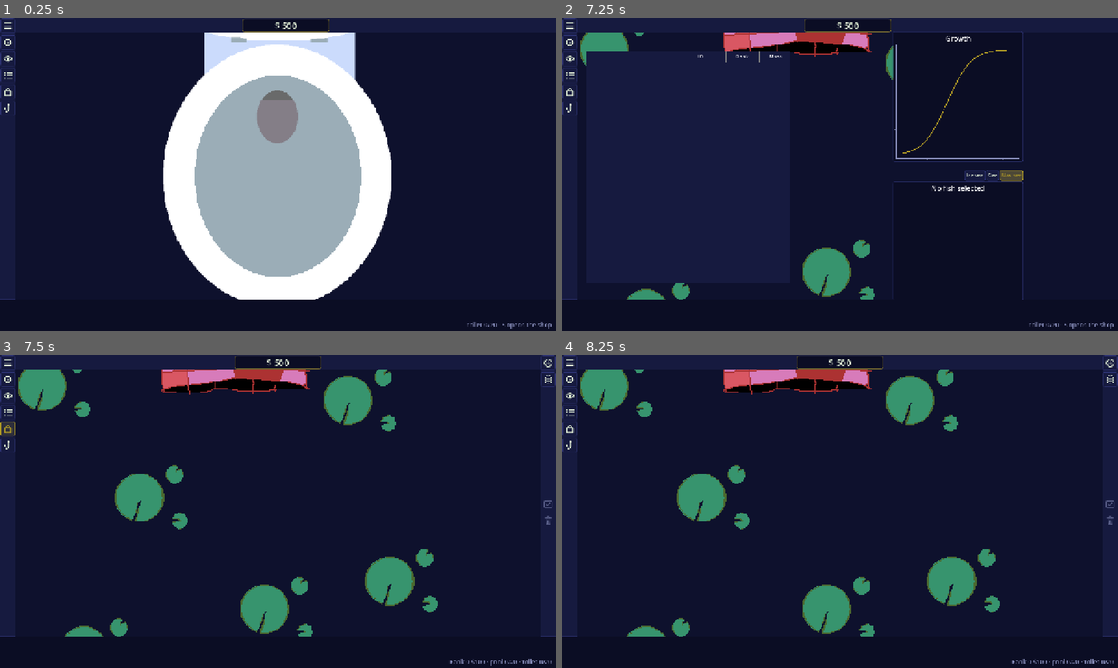
Above: before the commit, frames 1-4 (two rows, left to right).
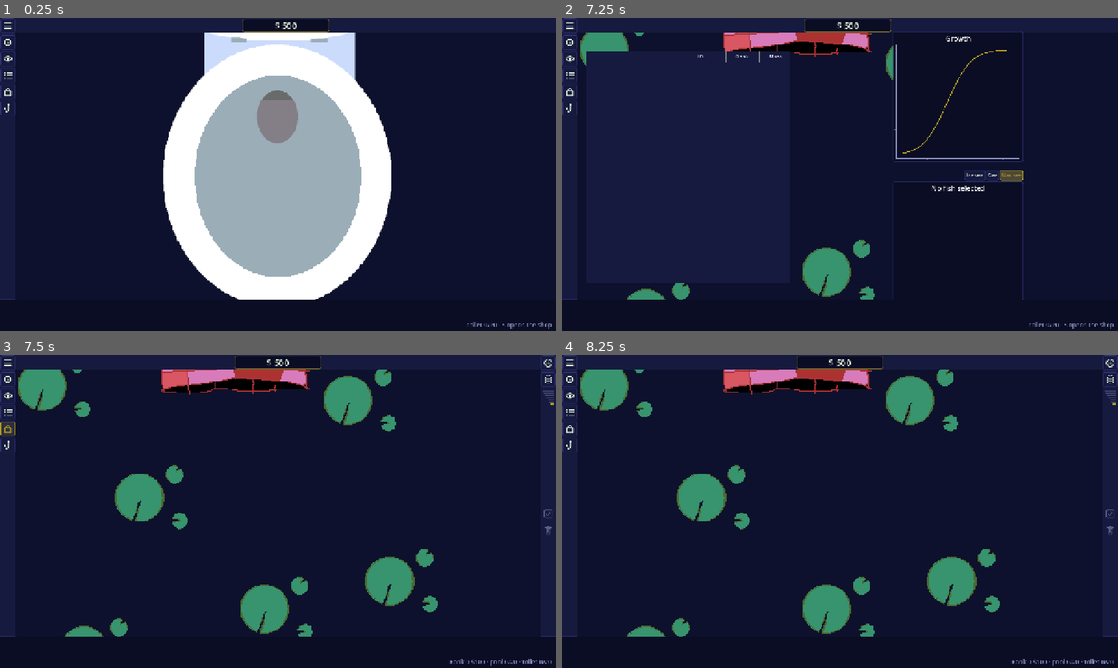
Above: after the commit, the same moments.

Repository: frnklnnlsn/koi-idle
Game: Godot game, scene res://game_parts/user_interface/scenes/main_UI.tscn
The game is run twice, just before and just after one commit, with the same random seed, the same clock (stepped at 60 frames per second) and the same inputs.
Inputs (mouse positions are in pixels of both pictures, inside the frame that each line leads up to):
- Up to frame 1 (0.25 s): no input
- Up to frame 2 (7.25 s): click (567, 108) at 0.5 s; click (567, 108) at 1.25 s; click (567, 24) at 2 s; click (567, 43) at 2.75 s; click (567, 58) at 3.5 s; click (567, 74) at 4.25 s; click "Income" at 5 s; click "Size" at 5.75 s; click "Max size" at 6.5 s
- Up to frame 3 (7.5 s): click (5, 430) at 7.25 s
- Up to frame 4 (8.25 s): click "Income × Growth" at 8 s

Frames 1-2 are identical in both runs. In frame 3, 0.1% of the frame differs, in the area x 97-100%, y 11-58%; in frame 4, 0.1%.

Commit message:
Rank meter on the ShopBar: click or scroll to pick a rank
A column of bars under Buy / Buy max, one per rank, shortest (cheapest) at
the bottom, lined up on the right. Selected rank filled, affordable ranks
outlined, the rest grey. Click a bar or scroll over it to change rank (same
rule as [ ] and :rank N); hover for the name and price. Sizes are exported
on ShopBar/Items/RankMeter, colours come from UIPalette.

Co-Authored-By: Claude Opus 5.5 <noreply@anthropic.com>
Claude-Session: https://claude.ai/code/session_01EFMBTUzXdodmqvh2BWDEMY

Diff:
--- a/koi-idle-godot/game_parts/user_interface/scenes/main_UI.tscn
+++ b/koi-idle-godot/game_parts/user_interface/scenes/main_UI.tscn
@@ -22,6 +22,7 @@
 [ext_resource type="Texture2D" path="res://art/ui_icons/buy_max.png" id="20_ic_buymax"]
 [ext_resource type="Texture2D" path="res://art/ui_icons/keep.png" id="21_ic_keep"]
 [ext_resource type="Texture2D" path="res://art/ui_icons/trash.png" id="22_ic_trash"]
+[ext_resource type="Script" path="res://game_parts/user_interface/scripts/rank_meter.gd" id="23_rank_meter"]
 
 [node name="Main_UI" type="Control" unique_id=1097480472]
 layout_mode = 3
@@ -238,6 +239,12 @@
 focus_mode = 0
 icon = ExtResource("20_ic_buymax")
 icon_alignment = 1
+
+[node name="RankMeter" type="Control" parent="ShopBar/Items"]
+unique_name_in_owner = true
+layout_mode = 2
+tooltip_text = "Rank"
+script = ExtResource("23_rank_meter")
 
 [node name="TopGap" type="Control" parent="ShopBar/Items"]
 layout_mode = 2
--- a/koi-idle-godot/game_parts/user_interface/scenes/main_ui.gd
+++ b/koi-idle-godot/game_parts/user_interface/scenes/main_ui.gd
@@ -16,6 +16,8 @@
 @onready var _shop_bar: Control = %ShopBar
 @onready var _keep_light: TextureRect = %KeepLight
 @onready var _trash_light: TextureRect = %TrashLight
+## Rank picker on the ShopBar (rank_meter.gd): bars sized in its Inspector.
+@onready var _rank_meter: RankMeter = %RankMeter
 
 ## Light colours (keep / trash / off) come from UIPalette.
 
@@ -37,6 +39,8 @@
 	shop_ui.visibility_changed.connect(_on_shop_visibility)
 	shop_ui.drag_zone_changed.connect(_on_drag_zone)
 	shop_ui.action_message.connect(command_line.say)
+	_rank_meter.rank_clicked.connect(_on_rank_clicked)
+	_rank_meter.rank_scrolled.connect(_on_rank_scrolled)
 	_on_shop_visibility()
 	_on_drag_zone("")
 	_fit_above_terminal()
@@ -86,6 +90,28 @@
 func _process(_delta: float) -> void:
 	# Whole coins only, rounded down so it never shows money you don't have yet.
 	net_worth_label.text = "$ " + _with_commas(floori(PassiveSystems.net_worth))
+	if _shop_bar.visible:
+		_update_rank_meter()
+
+
+## Shows the shop's rank and how many ranks your money covers.
+func _update_rank_meter() -> void:
+	var n := 0
+	while n < Ranks.count() and PassiveSystems.net_worth >= Ranks.get_rank(n).cost:
+		n += 1
+	_rank_meter.affordable = n
+	_rank_meter.rank = shop_ui.rank
+
+
+## Clicking or scrolling the meter runs the same rank command as :rank N / [ ].
+func _on_rank_clicked(r: int) -> void:
+	command_line.say(shop_ui.run_command({"cmd": "rank", "to": r}))
+	_update_rank_meter()
+
+
+func _on_rank_scrolled(step: int) -> void:
+	command_line.say(shop_ui.run_command({"cmd": "rank", "by": step}))
+	_update_rank_meter()
 ## 1234567 -> "1,234,567"
 static func _with_commas(n: int) -> String:
 	var digits := str(absi(n))
--- /dev/null
+++ b/koi-idle-godot/game_parts/user_interface/scripts/rank_meter.gd
@@ -0,0 +1,171 @@
+# rank_meter.gd
+# The rank picker on the right ShopBar: one bar per rank, stacked upward from
+# the cheapest (shortest, at the bottom) to the dearest (longest, at the top).
+#   selected rank       filled with the accent colour
+#   ranks you can afford  outlined in the accent colour
+#   ranks you can't       filled grey
+# Click a bar to pick that rank, scroll over it to step up / down, hover for
+# the rank's name and price. The meter only reports what was clicked
+# (rank_clicked / rank_scrolled); main_ui.gd runs it through the shop's rank
+# command, so the same "can't afford" rule applies as for [ ] and :rank N.
+#
+# Sizes are the exported variables below (Inspector, node ShopBar/Items/
+# RankMeter). Colours come from UIPalette (ui_palette.tres).
+@tool
+class_name RankMeter
+extends Control
+
+## A bar was clicked: the rank it stands for.
+signal rank_clicked(rank: int)
+## The wheel turned over the meter: +1 = up (dearer rank), -1 = down.
+signal rank_scrolled(step: int)
+
+enum Align { LEFT, CENTER, RIGHT }
+
+## Thickness of each bar (pixels, top to bottom).
+@export_range(1, 20) var bar_thickness: int = 3:
+	set(v):
+		bar_thickness = v
+		_relayout()
+## Space between bars.
+@export_range(0, 20) var gap: int = 2:
+	set(v):
+		gap = v
+		_relayout()
+## Length of the bottom (cheapest) bar.
+@export_range(1, 200) var min_length: float = 8.0:
+	set(v):
+		min_length = v
+		queue_redraw()
+## Length of the top (dearest) bar. Bars longer than the meter are cut to fit.
+@export_range(1, 200) var max_length: float = 26.0:
+	set(v):
+		max_length = v
+		queue_redraw()
+## Which side the bars line up against.
+@export var align: Align = Align.RIGHT:
+	set(v):
+		align = v
+		queue_redraw()
+## Space kept clear at the edges (left/right from the aligned side, and top/bottom).
+@export var padding := Vector2(4, 4):
+	set(v):
+		padding = v
+		_relayout()
+## Outline width for ranks you can afford.
+@export_range(0.5, 4.0, 0.5) var outline_width: float = 1.0:
+	set(v):
+		outline_width = v
+		queue_redraw()
+## How strong the grey of ranks you can't afford is (0 = invisible).
+@export_range(0.0, 1.0, 0.05) var locked_alpha: float = 0.35:
+	set(v):
+		locked_alpha = v
+		queue_redraw()
+
+## The selected rank (set by main_ui.gd from the shop).
+var rank: int = 2:
+	set(v):
+		if v != rank:
+			rank = v
+			queue_redraw()
+## How many ranks you can afford (set by main_ui.gd from your money).
+var affordable: int = 4:
+	set(v):
+		if v != affordable:
+			affordable = v
+			queue_redraw()
+
+
+func _ready() -> void:
+	mouse_filter = Control.MOUSE_FILTER_STOP
+	# Tooltips only show when this isn't empty; _get_tooltip fills in the rank.
+	if tooltip_text == "":
+		tooltip_text = "Rank"
+	_relayout()
+
+
+func _count() -> int:
+	return Ranks.count()
+
+
+func _relayout() -> void:
+	update_minimum_size()
+	queue_redraw()
+
+
+func _get_minimum_size() -> Vector2:
+	var n := _count()
+	var h := n * bar_thickness + maxi(n - 1, 0) * gap + padding.y * 2.0
+	return Vector2(0, h)
+
+
+## The rectangle of rank i's bar (rank 0 at the bottom).
+func _bar_rect(i: int) -> Rect2:
+	var n := _count()
+	var t := float(i) / maxf(n - 1, 1)
+	var room := maxf(size.x - padding.x * 2.0, 1.0)
+	var length := minf(lerpf(min_length, max_length, t), room)
+	var x := padding.x
+	match align:
+		Align.CENTER:
+			x = (size.x - length) / 2.0
+		Align.RIGHT:
+			x = size.x - padding.x - length
+	# Stack centred vertically in whatever height the container gives us.
+	var stack := n * bar_thickness + maxi(n - 1, 0) * gap
+	var bottom := (size.y + stack) / 2.0
+	var y := bottom - (i + 1) * bar_thickness - i * gap
+	return Rect2(x, y, length, bar_thickness)
+
+
+func _draw() -> void:
+	var pal := UIPalette.get_palette()
+	var locked := Color(pal.text_dim, locked_alpha)
+	for i in _count():
+		var r := _bar_rect(i)
+		if i == rank:
+			draw_rect(r, pal.accent)
+		elif i < affordable:
+			# Inset by half the line so the outline stays inside the bar's box.
+			var h := outline_width / 2.0
+			draw_rect(r.grow(-h), pal.accent, false, outline_width)
+		else:
+			draw_rect(r, locked)
+
+
+## Which bar is under a point, or -1. Each bar's row includes half the gap
+## on either side and the full width, so thin bars are easy to hit.
+func bar_at(p: Vector2) -> int:
+	for i in _count():
+		var r := _bar_rect(i)
+		if p.y >= r.position.y - gap / 2.0 - 0.5 and p.y <= r.end.y + gap / 2.0 + 0.5:
+			return i
+	return -1
+
+
+func _gui_input(event: InputEvent) -> void:
+	var mb := event as InputEventMouseButton
+	if mb == null or not mb.pressed:
+		return
+	match mb.button_index:
+		MOUSE_BUTTON_LEFT:
+			var i := bar_at(mb.position)
+			if i >= 0:
+				rank_clicked.emit(i)
+				accept_event()
+		MOUSE_BUTTON_WHEEL_UP:
+			rank_scrolled.emit(1)
+			accept_event()
+		MOUSE_BUTTON_WHEEL_DOWN:
+			rank_scrolled.emit(-1)
+			accept_event()
+
+
+func _get_tooltip(at_position: Vector2) -> String:
+	var i := bar_at(at_position)
+	if i < 0:
+		return "Rank: click a bar or scroll"
+	var r := Ranks.get_rank(i)
+	var note := "" if i < affordable else "  (can't afford yet)"
+	return "%s · $%s%s" % [r.display_name, FishLabelDisplay.num(r.cost), note]
Not shown, added: koi-idle-godot/game_parts/user_interface/scripts/rank_meter.gd.uid
